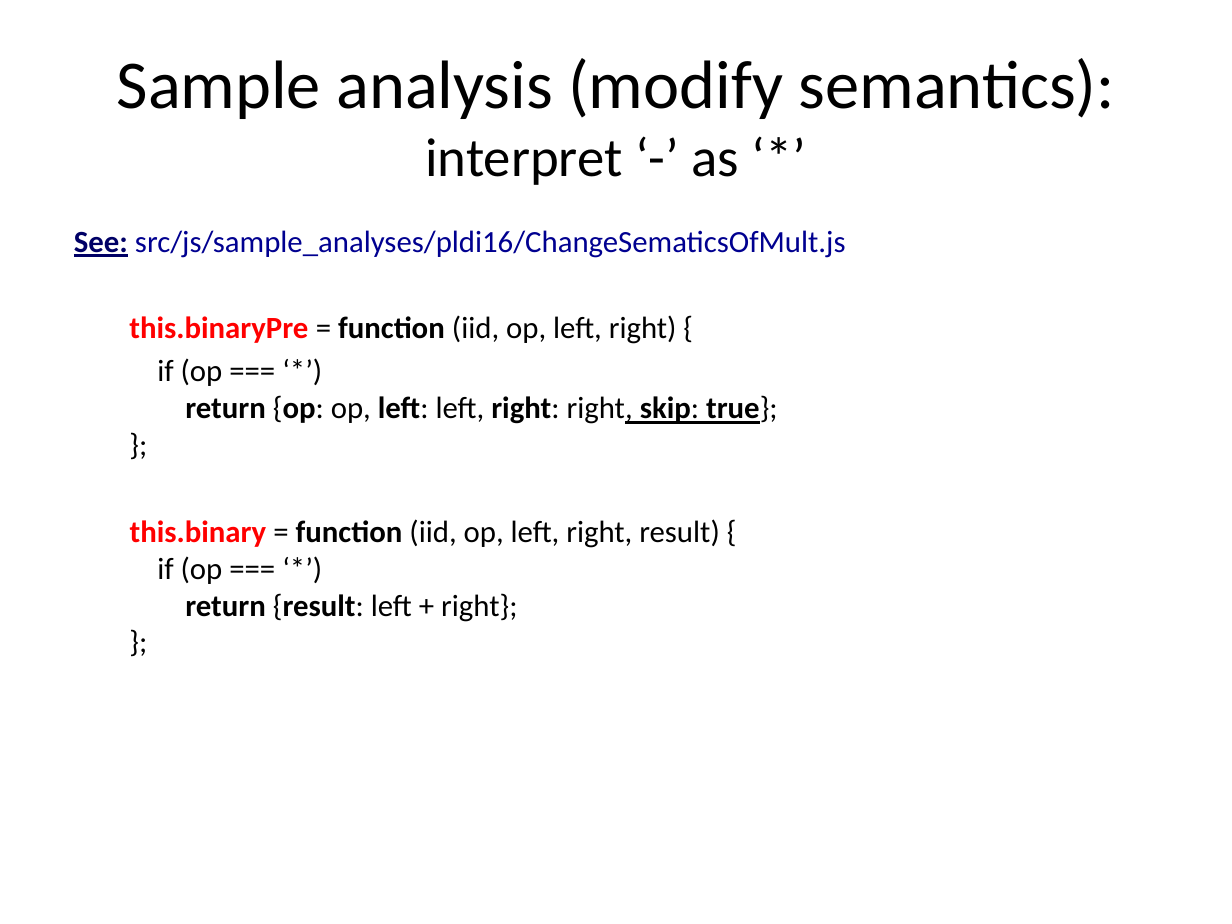
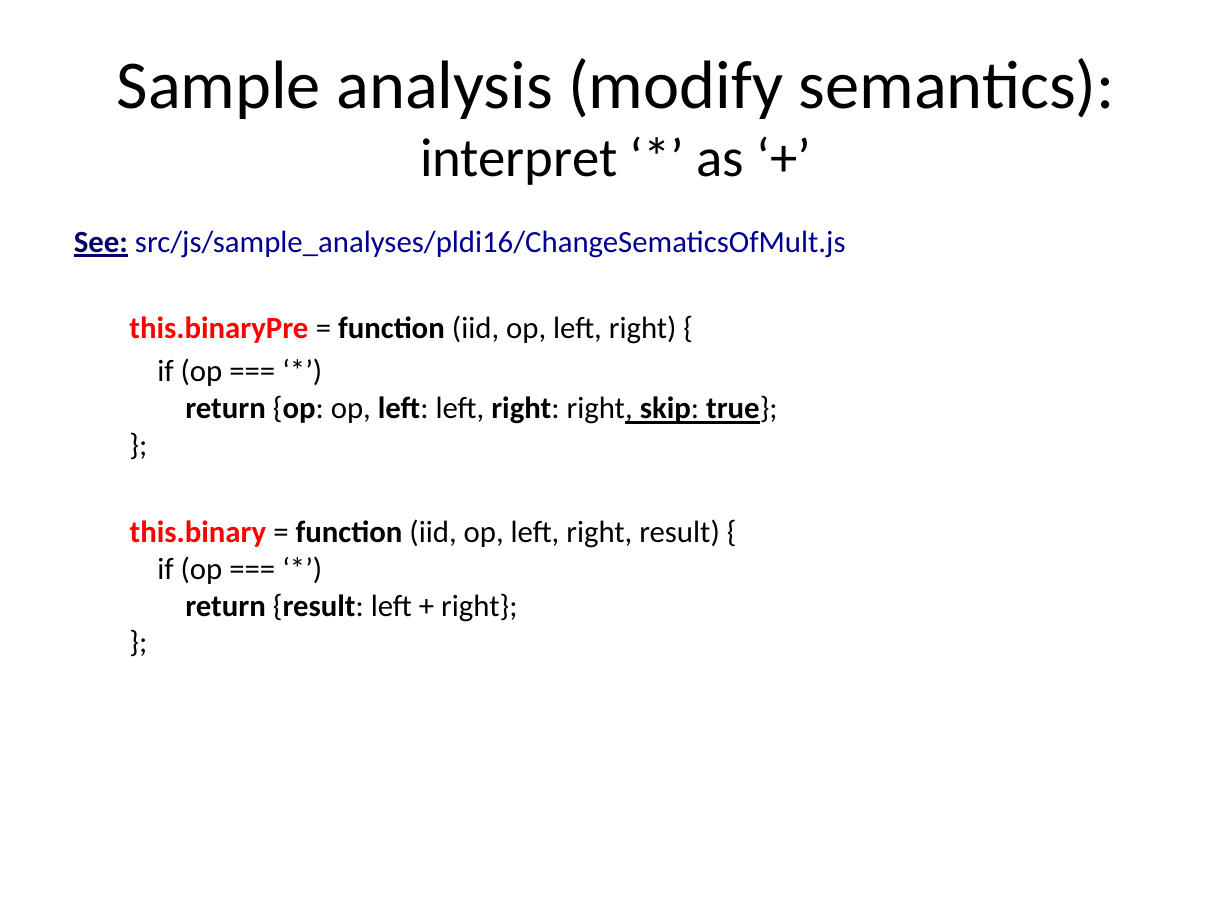
Before and after one commit to Samsung/jalangi2, a slide deck: slide 37 of docs/jalangi-pldi16.pptx. Drawn at 1232x924 pixels with LibreOffice and Linux fonts; fonts in the diff are those of the drawing. Boxes give left, top, right and bottom in pixels: in the first picture for what was removed or moved away, otherwise in the second. Text is boxed around its words. In the diff, an @@ line names an element or a change of style, - is before the commit and + after.

```diff
--- a/docs/jalangi-pldi16.pptx
+++ b/docs/jalangi-pldi16.pptx
@@ title at box(117, 58, 1115, 185): text changed @@
-Sample analysis (modify semantics):
-interpret ‘-’ as ‘*’
+Sample analysis (modify semantics):
+interpret ‘*’ as ‘+’
```
Also in this commit, not shown: 5 other slides changed.
